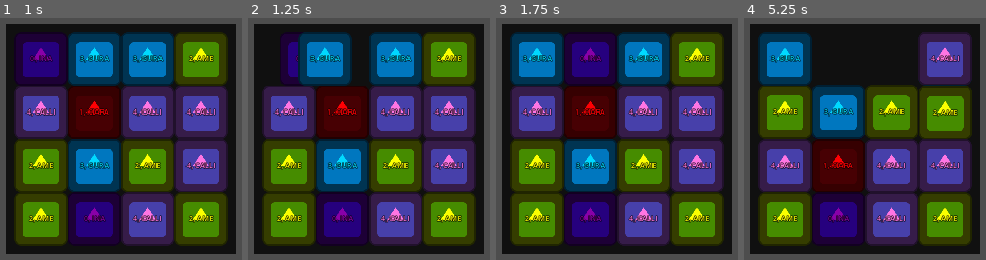
Above: before the commit, frames 1-4 (left to right).
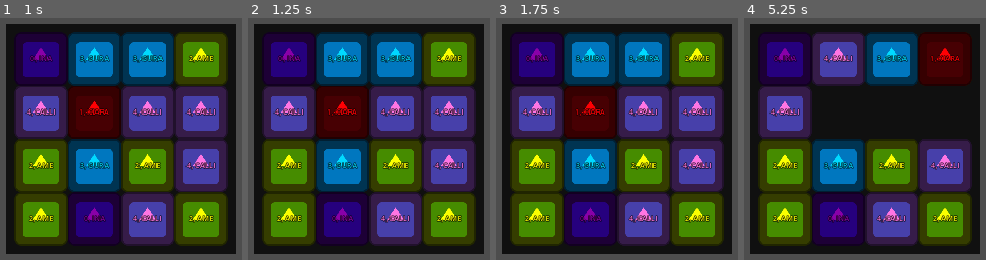
Above: after the commit, the same moments.

Repository: kuma-gee/holo-crush
Game: Godot game, scene res://src/game.tscn
Two runs of this game, one before a commit and one after it. Both use one fixed random seed, a clock stepped at 60 frames per second and the inputs below. The engine's default icon, where the game draws it, is replaced by a stand-in: a white triangle on a blue panel in a dark square.
Inputs (mouse positions are in pixels of both pictures, inside the frame that each line leads up to):
- Up to frame 1 (1 s): tap Enter at 0.5 s; drag from (41, 59) to (200, 39) at 0.52 s
- Up to frame 2 (1.25 s): no input
- Up to frame 3 (1.75 s): drag from (590, 59) to (575, 228) at 1.27 s
- Up to frame 4 (5.25 s): tap Space at 2 s; move the mouse to (891, 59) at 2.02 s; tap Alt at 2.1, 5.1 s; click (891, 59) at 2.17 s; tap Enter at 2.75 s; drag from (944, 59) to (outside the picture) at 2.77 s; drag from (785, 112) to (906, 139) at 3.52 s; drag from (838, 112) to (744, 27) at 4.27 s; move the mouse to (891, 112) at 5.02 s; click (891, 112) at 5.17 s

Frame 1 is identical in both runs. In frame 2, 6.6% of the frame differs, in the area x 6-50%, y 5-29%; in frame 3, 9.7%; in frame 4, 52%, in the area x 5-95%, y 5-72%.
Error after the commit: Invalid call. Nonexistent function 'move' in base 'Control (Slot)'. (res://src/grid/grid.gd:82)

Commit message:
refactor to queue + rename swap

Diff:
--- a/godot/src/game.gd
+++ b/godot/src/game.gd
@@ -6,9 +6,9 @@
 	input_blocker.hide()
 
 
-func _on_grid_moving():
+func _on_grid_processing():
 	input_blocker.show()
 
 
-func _on_grid_moving_finished():
+func _on_grid_processing_finished():
 	input_blocker.hide()
--- a/godot/src/game.tscn
+++ b/godot/src/game.tscn
@@ -53,5 +53,5 @@
 width = 4
 height = 4
 
-[connection signal="moving" from="CenterContainer/MarginContainer/MarginContainer/Grid" to="." method="_on_grid_moving"]
-[connection signal="moving_finished" from="CenterContainer/MarginContainer/MarginContainer/Grid" to="." method="_on_grid_moving_finished"]
+[connection signal="processing" from="CenterContainer/MarginContainer/MarginContainer/Grid" to="." method="_on_grid_processing"]
+[connection signal="processing_finished" from="CenterContainer/MarginContainer/MarginContainer/Grid" to="." method="_on_grid_processing_finished"]
--- a/godot/src/grid/data.gd
+++ b/godot/src/grid/data.gd
@@ -1,9 +1,11 @@
 class_name Data
 extends Node
 
-signal invalid_move(pos, dir)
+signal invalid_swap(pos, dir)
+signal swapped(pos, dest)
 signal moved(pos, dest)
 
+signal filled(pos)
 signal created()
 signal matched(pos)
 
@@ -86,21 +88,22 @@
 	var temp = get_value(p2.x, p2.y)
 	_set_value(p2.x, p2.y, get_value(p1.x, p1.y))
 	_set_value(p1.x, p1.y, temp)
-	moved.emit(p1, p2)
 
-func move(pos: Vector2i, dest: Vector2i):
+func swap(pos: Vector2i, dest: Vector2i):
 	var piece = get_value(pos.x, pos.y)
 	if piece == null:
 		return # Invalid move, no animation needed either
 
 	var other = get_value(dest.x, dest.y)
 	if other == null:
-		invalid_move.emit(pos, dest - pos)
+		invalid_swap.emit(pos, dest - pos)
 		return
 
 	_swap_value(pos, dest)
+	swapped.emit(pos, dest)
 	if not check_matches():
 		_swap_value(dest, pos)
+		swapped.emit(dest, pos)
 
 func check_matches():
 	var has_matched = false
@@ -133,6 +136,8 @@
 	for x in width:
 		while get_value(x, 0) == null:
 			_fill_random(x, 0)
+			filled.emit(Vector2(x, 0))
+
 			for y in range(1, height):
 				if get_value(x, y) != null:
 					break
--- a/godot/src/grid/grid.gd
+++ b/godot/src/grid/grid.gd
@@ -1,7 +1,8 @@
 extends GridContainer
 
-signal moving
-signal moving_finished
+signal processing
+signal processing_finished
+
 signal match_finished
 
 const PIECE_MAP := {
@@ -16,10 +17,8 @@
 @export var data: Data
 
 var pieces = PIECE_MAP.keys()
-var matches = []
-var is_moving = false
-
 var queue = []
+var is_processing_queue = false
 
 # https://www.youtube.com/watch?v=YhykrMFHOV4&list=PL4vbr3u7UKWqwQlvwvgNcgDL1p_3hcNn2
 # https://medium.com/@thrivevolt/making-a-grid-inventory-system-with-godot-727efedb71f7
@@ -28,10 +27,12 @@
 	get_tree().get_root().size_changed.connect(_update_slots)
 
 	_init_slots()
-	data.created.connect(_create_pieces)
+	data.created.connect(func(): queue.append(_create_pieces))
+	data.swapped.connect(_swap)
+	data.invalid_swap.connect(_invalid_swap)
+	data.matched.connect(_matched)
 	data.moved.connect(_moved)
-	data.invalid_move.connect(_invalid_move)
-	data.matched.connect(_matched)
+	data.filled.connect(_filled)
 
 	data.create_data(pieces)
 
@@ -48,7 +49,7 @@
 			var slot = slot_scene.instantiate() as Slot
 			add_child(slot)
 			slot.pos = pos
-			slot.swiped.connect(func(pos, dir): data.move(pos, pos + dir))
+			slot.swiped.connect(func(pos, dir): data.swap(pos, pos + dir))
 
 # Should not be called with invalid position, ty
 func _get_slot(pos: Vector2i):
@@ -58,45 +59,38 @@
 func _create_pieces():
 	for x in data.width:
 		for y in data.height:
-			var piece = data.get_value(x, y)
-			var scene = PIECE_MAP[piece]
-			var node = scene.instantiate()
+			_add_piece(Vector2i(x, y))
 
-			var pos = Vector2i(x, y)
-			var slot = _get_slot(pos)
-			add_piece.call_deferred(slot, node)
+func _add_piece(pos: Vector2i):
+	var piece = data.get_value(pos.x, pos.y)
+	var scene = PIECE_MAP[piece]
 
-func add_piece(slot: Slot, piece: Piece):
-	slot.piece = piece
-	get_tree().current_scene.add_child(piece)
+	var node = scene.instantiate()
+	var slot = _get_slot(pos)
+	slot.piece = node
+	get_tree().current_scene.add_child(node)
 	slot.capture()
 
-func _invalid_move(pos: Vector2i, dir: Vector2i):
+func _invalid_swap(pos: Vector2i, dir: Vector2i):
 	var slot = _get_slot(pos)
-	slot.invalid_move(dir)
+	slot.invalid_swap(dir)
+
+func _swap(pos: Vector2i, dest: Vector2i):
+	queue.append(func():
+		var slot = _get_slot(pos)
+		var other = _get_slot(dest)
+		await slot.move(other)
+	)
 
 func _moved(pos: Vector2i, dest: Vector2i):
-	moving.emit()
-	is_moving = true
+	pass
 
-	var slot = _get_slot(pos)
-	var other = _get_slot(dest)
-	await slot.move(other)
-	print("move finish")
+func _matched(matches: Array):
+	queue.append(func():
+		var called = 0
+		var done = []
 
-	moving_finished.emit()
-	is_moving = false
-	_process_matched()
-
-func _matched(pos: Array):
-	matches.append(pos)
-
-func _process_matched():
-	var called = 0
-	var done = []
-
-	for matched in matches:
-		for p in matched:
+		for p in matches:
 			var slot = _get_slot(p) as Slot
 			slot.matched()
 			called += 1
@@ -106,4 +100,26 @@
 					match_finished.emit()
 			)
 
-	await match_finished
+		await match_finished
+	)
+
+func _filled(pos: Vector2):
+	queue.append(func(): _add_piece(pos))
+
+func _process(_delta):
+	if not is_processing_queue and queue.size() > 0:
+		is_processing_queue = true
+		processing.emit()
+		_process_queue()
+
+func _process_queue():
+	if queue.size() == 0:
+		print("Process done")
+		is_processing_queue = false
+		processing_finished.emit()
+		return
+
+	var fn = queue.pop_front() as Callable
+	print("Processing")
+	await fn.call()
+	_process_queue()
--- a/godot/src/grid/slot.gd
+++ b/godot/src/grid/slot.gd
@@ -8,16 +8,17 @@
 var piece: Piece
 var pos: Vector2i
 
-func invalid_move(dir: Vector2i):
+func invalid_swap(dir: Vector2i):
 	if piece:
 		piece.slight_move(dir)
 
-func move(other_slot: Slot):
+func swap(other_slot: Slot):
 	if piece:
 		var other = other_slot.piece
 		var piece_pos = get_pos()
-		piece.move(other_slot.get_pos())
-		await other.move(piece_pos)
+		if other:
+			other.move(piece_pos)
+		await piece.move(other_slot.get_pos())
 
 		other_slot.piece = piece
 		piece = other
--- a/godot/tests/DataTest.gd
+++ b/godot/tests/DataTest.gd
@@ -56,7 +56,7 @@
 		])
 
 
-func test_move_not_match():
+func test_swap_not_match():
 	var data = _create([
 		[1, 2, 1, 0],
 		[0, 1, 2, 0],
@@ -64,8 +64,11 @@
 		[1, 0, 0, 2]
 	])
 
-	data.move(Vector2(0, 0), Vector2(1, 0))
+	watch_signals(data)
+	data.swap(Vector2(0, 0), Vector2(1, 0))
 
+	assert_signal_emit_count(data, 'swapped', 2)
+	assert_signal_emitted_with_parameters(data, 'swapped', [Vector2i(1, 0), Vector2i(0, 0)])
 	assert_eq_deep(data._data, [
 		[1, 2, 1, 0],
 		[0, 1, 2, 0],
@@ -74,7 +77,7 @@
 	])
 
 
-func test_move_and_collapse_vertical():
+func test_swap_and_collapse_vertical():
 	var data = _create([
 		[1, 2, 1, 0],
 		[0, 1, 2, 0],
@@ -82,8 +85,11 @@
 		[1, 0, 0, 2]
 	])
 
-	data.move(Vector2(1, 3), Vector2(0, 3))
+	watch_signals(data)
+	data.swap(Vector2(1, 3), Vector2(0, 3))
 
+	assert_signal_emit_count(data, 'swapped', 1)
+	assert_signal_emitted_with_parameters(data, 'swapped', [Vector2i(1, 3), Vector2i(0, 3)])
 	assert_eq_deep(data._data, [
 		[1, 2, 1, 0],
 		[0, 1, 2, 0],
@@ -95,7 +101,7 @@
 		print(x)
 
 
-func test_move_and_collapse_horizontal():
+func test_swap_and_collapse_horizontal():
 	var data = _create([
 		[1, 2, 1, 0],
 		[0, 1, 2, 0],
@@ -103,7 +109,7 @@
 		[1, 0, 0, 2]
 	])
 
-	data.move(Vector2(1, 1), Vector2(1, 0))
+	data.swap(Vector2(1, 1), Vector2(1, 0))
 
 	assert_eq_deep(data._data, [
 		[0, 0, 1, 0],
